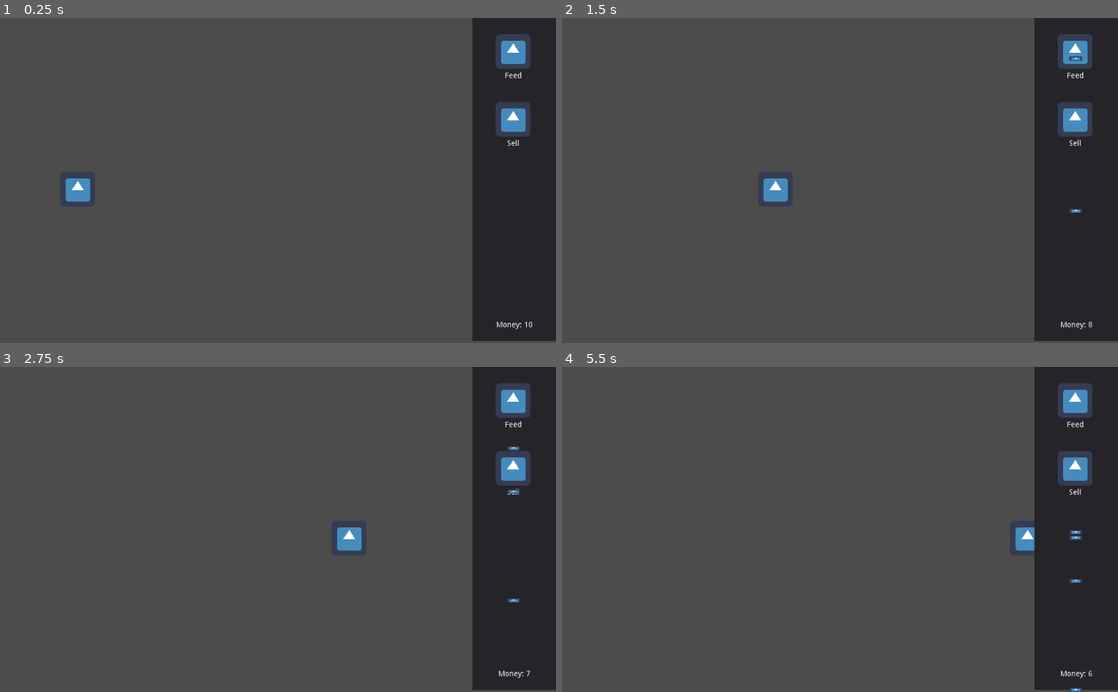
Above: before the commit, frames 1-4 (two rows, left to right).
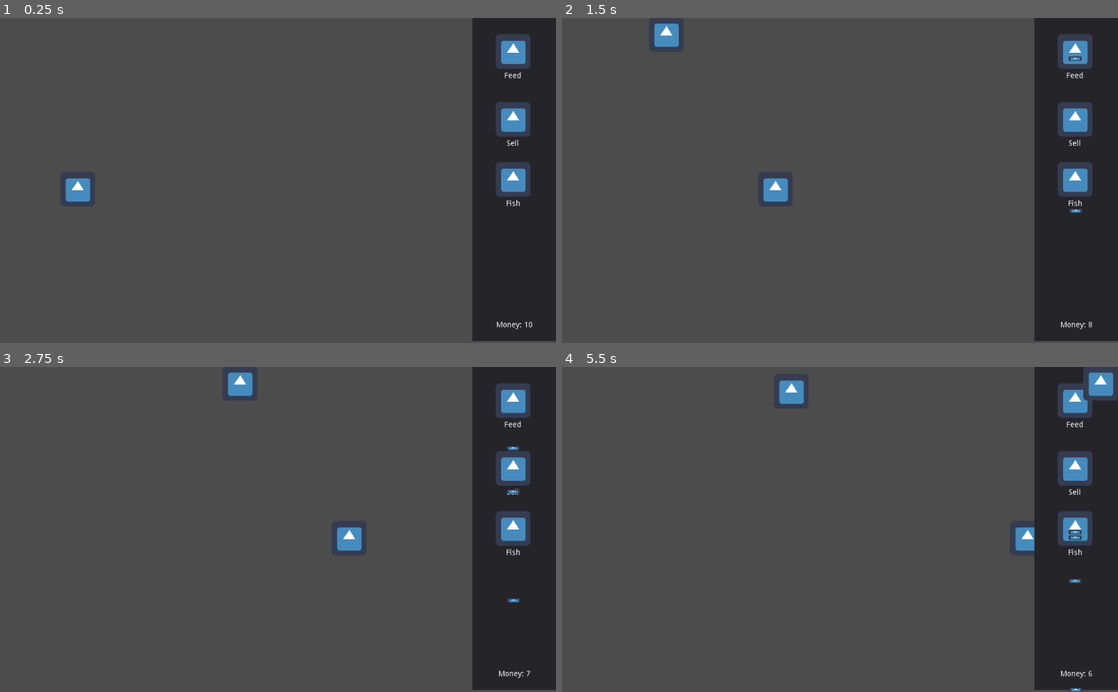
Above: after the commit, the same moments.

Repository: Struckdown/oohgamejam2020
Game: Godot game, scene res://Scenes/World.tscn
Same seed, same stepped clock (60 frames per second), same inputs: the game is played once before the commit and once after it. The engine's default icon, where the game draws it, is replaced by a stand-in: a white triangle on a blue panel in a dark square.
Inputs (mouse positions are in pixels of both pictures, inside the frame that each line leads up to):
- Up to frame 1 (0.25 s): no input
- Up to frame 2 (1.5 s): click (1073, 180) at 0.5 s, where only the run after the commit has a clickable "Fish"; click "Feed" at 1.25 s
- Up to frame 3 (2.75 s): click "Sell" at 2 s
- Up to frame 4 (5.5 s): click "Feed" at 2.75 s; click "Sell" at 3.5 s; click (1073, 529) at 4.25 s, where only the run after the commit has a clickable "Fish"; click "Feed" at 5 s

The runs differ from the first frame. In frame 1, 0.7% of the frame differs, in the area x 89-96%, y 16-58%; in frame 2, 1.1%; in frame 3, 1.0%; in frame 4, 1.6%, in the area x 39-100%, y 0-67%.

Commit message:
Adding buying fish button

Diff:
--- a/src/Scenes/Pellet.tscn
+++ b/src/Scenes/Pellet.tscn
@@ -1,7 +1,8 @@
-[gd_scene load_steps=4 format=2]
+[gd_scene load_steps=5 format=2]
 
 [ext_resource path="res://icon.png" type="Texture" id=1]
 [ext_resource path="res://Scripts/Pellet.gd" type="Script" id=2]
+[ext_resource path="res://Audio/normalpellets.wav" type="AudioStream" id=3]
 
 [sub_resource type="RectangleShape2D" id=1]
 extents = Vector2( 12.1429, 3.72604 )
@@ -17,3 +18,6 @@
 
 [node name="CollisionShape2D" type="CollisionShape2D" parent="Area2D"]
 shape = SubResource( 1 )
+
+[node name="AudioStreamPlayer2D" type="AudioStreamPlayer2D" parent="."]
+stream = ExtResource( 3 )
--- a/src/Scenes/StoreUI.tscn
+++ b/src/Scenes/StoreUI.tscn
@@ -25,14 +25,12 @@
 }
 
 [node name="FeedButton" type="TextureButton" parent="Panel"]
-anchor_left = 0.277
-anchor_top = 0.05
-anchor_right = 0.694
-anchor_bottom = 0.158
-margin_left = 0.00131607
-margin_top = 0.116899
-margin_right = -0.0506821
-margin_bottom = -0.251106
+anchor_right = 1.0
+anchor_bottom = 1.0
+margin_left = 43.2133
+margin_top = 29.9169
+margin_right = -48.7867
+margin_bottom = -502.083
 texture_normal = ExtResource( 1 )
 texture_pressed = SubResource( 1 )
 __meta__ = {
@@ -50,14 +48,12 @@
 }
 
 [node name="SellButton" type="TextureButton" parent="Panel"]
-anchor_left = 0.277
-anchor_top = 0.261
-anchor_right = 0.694
-anchor_bottom = 0.368
-margin_left = 0.00131607
-margin_top = -0.191559
-margin_right = -0.0506821
-margin_bottom = 0.0364227
+anchor_right = 1.0
+anchor_bottom = 1.0
+margin_left = 43.2133
+margin_top = 155.364
+margin_right = -48.7867
+margin_bottom = -376.635
 texture_normal = ExtResource( 1 )
 texture_pressed = SubResource( 1 )
 __meta__ = {
@@ -69,6 +65,29 @@
 anchor_bottom = 1.0
 margin_top = 70.0
 text = "Sell"
+align = 1
+__meta__ = {
+"_edit_use_anchors_": false
+}
+
+[node name="BuyFish" type="TextureButton" parent="Panel"]
+anchor_right = 1.0
+anchor_bottom = 1.0
+margin_left = 43.2133
+margin_top = 265.966
+margin_right = -47.7867
+margin_bottom = -266.034
+texture_normal = ExtResource( 1 )
+texture_pressed = SubResource( 1 )
+__meta__ = {
+"_edit_use_anchors_": false
+}
+
+[node name="BuyFishLabel" type="Label" parent="Panel/BuyFish"]
+anchor_right = 1.0
+anchor_bottom = 1.0
+margin_top = 70.0
+text = "Fish"
 align = 1
 __meta__ = {
 "_edit_use_anchors_": false
@@ -86,3 +105,4 @@
 }
 [connection signal="pressed" from="Panel/FeedButton" to="." method="_on_FeedButton_pressed"]
 [connection signal="pressed" from="Panel/SellButton" to="." method="_on_SellButton_pressed"]
+[connection signal="pressed" from="Panel/BuyFish" to="." method="_on_BuyFish_pressed"]
--- a/src/Scripts/GameManager.gd
+++ b/src/Scripts/GameManager.gd
@@ -2,7 +2,9 @@
 extends Node
 
 var currency = 10
-var fishArray = []
+var fishArray = []	# TODO replace with Fish scene as manager?
+var rng = RandomNumberGenerator.new()
+var MAX_SCREEN_WIDTH = 600
 
 # Called when the node enters the scene tree for the first time.
 func _ready():
@@ -17,3 +19,15 @@
 # Called every frame. 'delta' is the elapsed time since the previous frame.
 #func _process(delta):
 #	pass
+
+func spawnFish():
+	var scene = load("res://Scenes/Fish.tscn")
+	var fish = scene.instance()
+	var root = get_tree().get_root()
+	var current_scene = root.get_child(root.get_child_count() - 1)
+	current_scene.add_child(fish)
+	rng.randomize()
+	var xpos = rng.randf_range(0, MAX_SCREEN_WIDTH)
+	var ypos = rng.randf_range(-50, 50)
+	print(xpos, str(ypos))
+	fish.position = Vector2(xpos, ypos)
--- a/src/Scripts/MouseManager.gd
+++ b/src/Scripts/MouseManager.gd
@@ -37,7 +37,6 @@
 
 func spawnPellet(location):
 	GameManager.currency -= 1
-	print("You now have " + str(GameManager.currency) + "money left")
 	var scene = load("res://Scenes/Pellet.tscn")
 	var pellet = scene.instance()
 	get_parent().add_child(pellet)
--- a/src/Scripts/Pellet.gd
+++ b/src/Scripts/Pellet.gd
@@ -5,7 +5,7 @@
 
 # Called when the node enters the scene tree for the first time.
 func _ready():
-	pass # Replace with function body.
+	$AudioStreamPlayer2D.play(0)
 
 
 # Called every frame. 'delta' is the elapsed time since the previous frame.
--- a/src/Scripts/StoreUI.gd
+++ b/src/Scripts/StoreUI.gd
@@ -24,3 +24,7 @@
 
 func _on_SellButton_pressed():
 	mouseManagerRef.setMouseState("sell")
+
+
+func _on_BuyFish_pressed():
+	GameManager.spawnFish()
